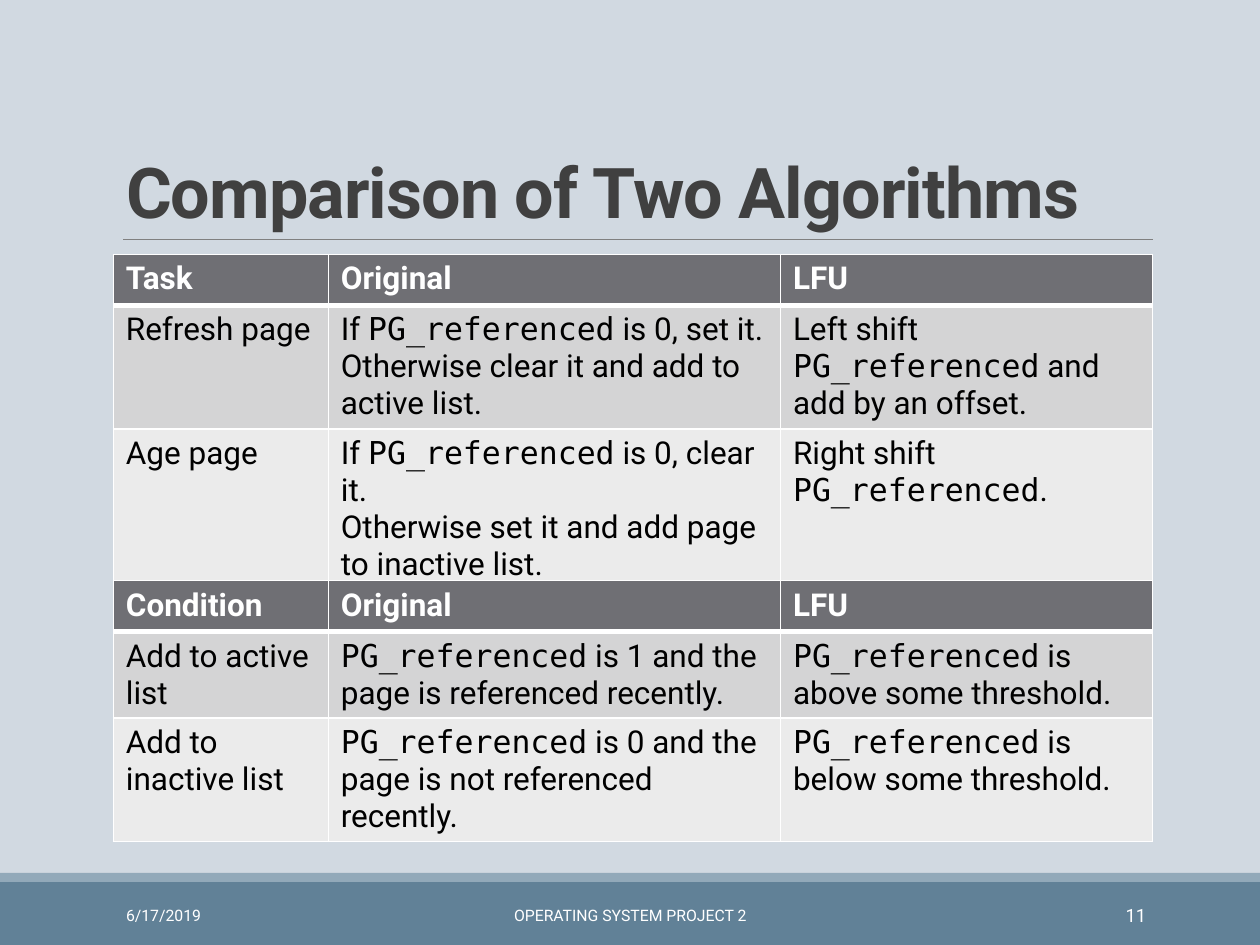
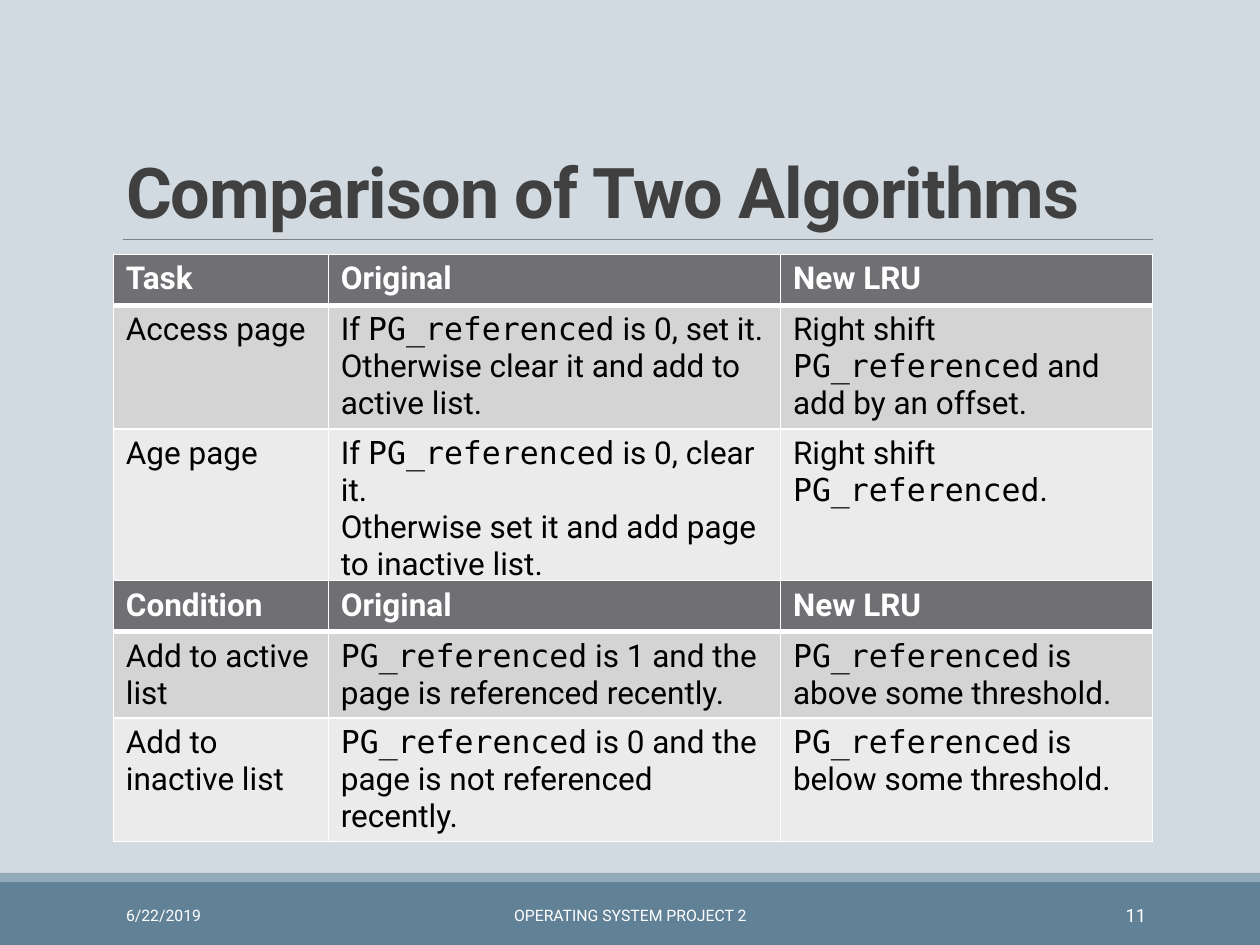
Before and after one commit to wzh99/OSProject, a slide deck: slide 11 of Project2/prj2pre.pptx. Drawn at 1260x945 pixels with LibreOffice and Linux fonts; fonts in the diff are those of the drawing. Boxes give left, top, right and bottom in pixels: in the first picture for what was removed or moved away, otherwise in the second. Text is boxed around its words. In the diff, an @@ line names an element or a change of style, - is before the commit and + after.

```diff
--- a/Project2/prj2pre.pptx
+++ b/Project2/prj2pre.pptx
@@ table at (113, 255, 1153, 586) @@
-row 1, column 3: LFU
+row 1, column 3: New LRU
-row 2, column 1: Refresh page
+row 2, column 1: Access page
-row 2, column 3: Left shift PG_referenced and add by an offset.
+row 2, column 3: Right shift PG_referenced and add by an offset.
@@ table at (113, 581, 1153, 847) @@
-row 1, column 3: LFU
+row 1, column 3: New LRU
@@ text at (126, 909, 201, 922): text changed @@
-6/17/2019
+6/22/2019
```
Also in this commit, not shown: 23 other slides changed, 9 slides added, 1 other file.
